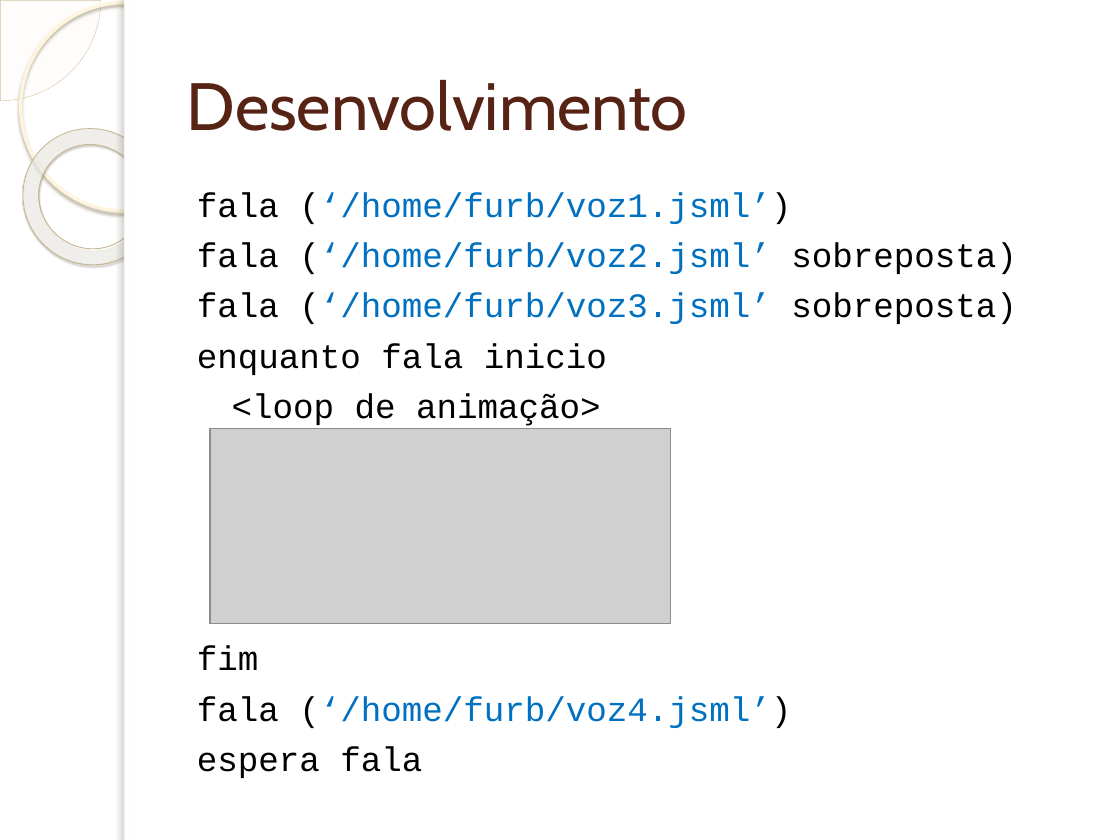
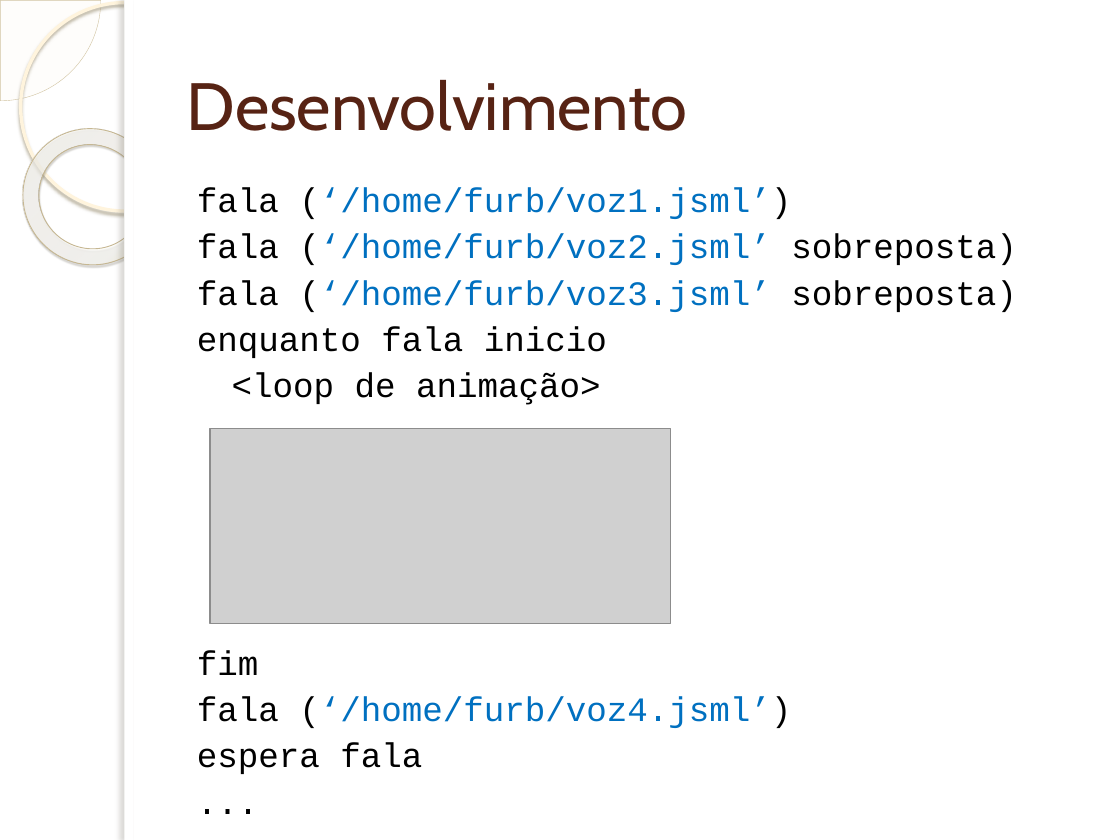
Before and after one commit to wendeldavid/soundwave, a slide deck: slide 16 of docs/tcc/Implementação de Suporta à Programação e Interpretação da.pptx (slide 10 before the commit). Drawn at 1120x840 pixels with LibreOffice and Linux fonts; fonts in the diff are those of the drawing; grey boxes stand for pictures; background and template pictures are left out. Boxes give left, top, right and bottom in pixels: in the first picture for what was removed or moved away, otherwise in the second. Text is boxed around its words. In the diff, an @@ line names an element or a change of style, - is before the commit and + after.

```diff
--- a/docs/tcc/Implementação de Suporta à Programação e Interpretação da.pptx
+++ b/docs/tcc/Implementação de Suporta à Programação e Interpretação da.pptx
@@ text at box(197, 187, 1016, 774): paragraph added @@
+...
@@ text at box(197, 187, 1016, 774): line spacing 1 to 0.9 @@
```
Also in this commit, not shown: 5 other slides changed, 9 slides added, 5 slides removed.
